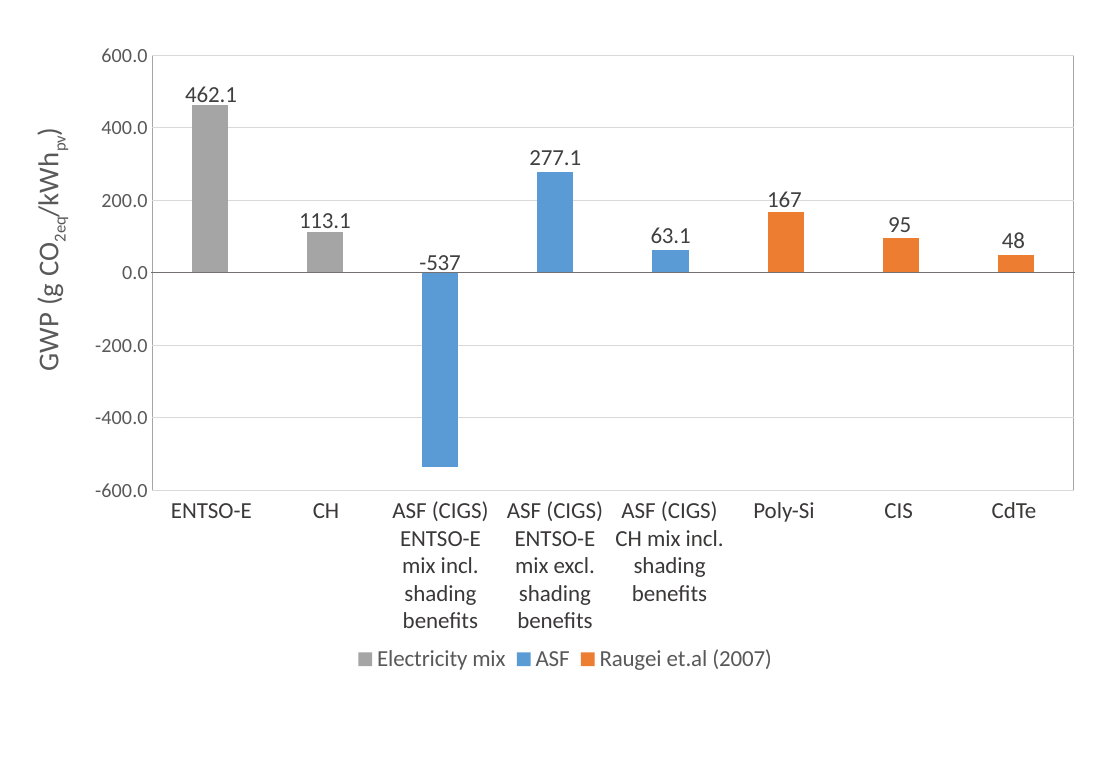
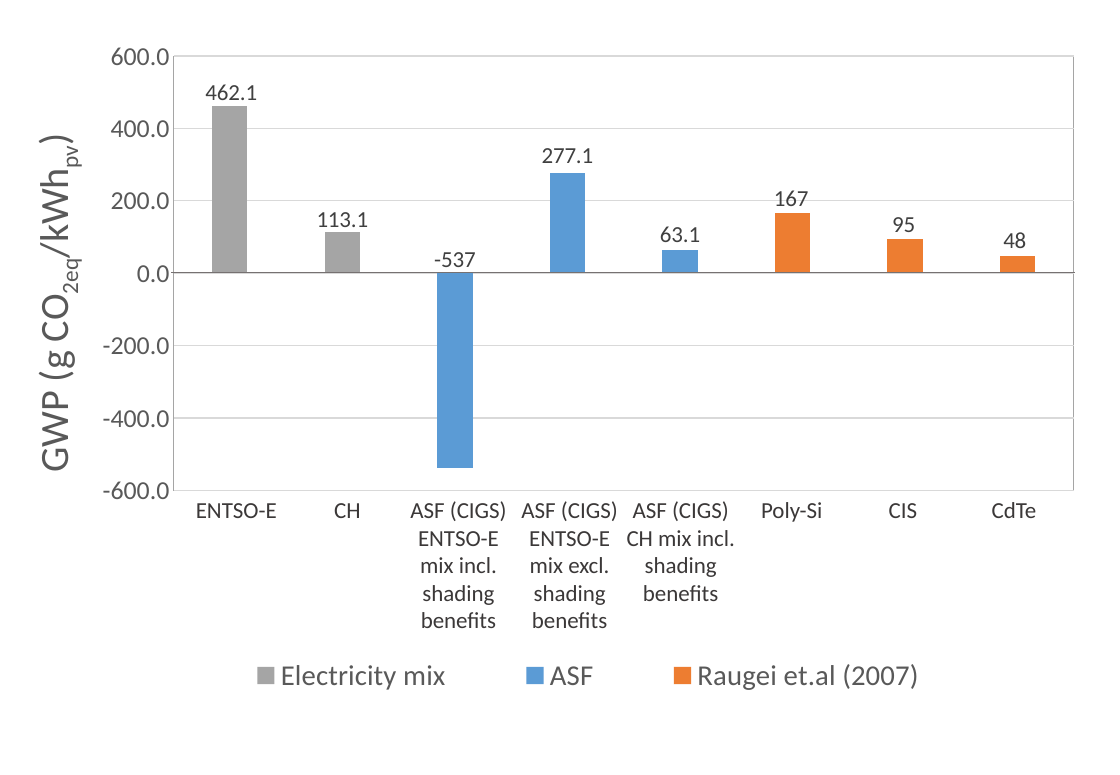
Before and after one commit to architecture-building-systems/LCA_Paper, a slide deck: slide 17 of elsarticle/Images/Thesis charts.pptx. Drawn at 1120x775 pixels with LibreOffice and Linux fonts; fonts in the diff are those of the drawing. Boxes give left, top, right and bottom in pixels: in the first picture for what was removed or moved away, otherwise in the second. Text is boxed around its words. In the diff, an @@ line names an element or a change of style, - is before the commit and + after.

```diff
--- a/elsarticle/Images/Thesis charts.pptx
+++ b/elsarticle/Images/Thesis charts.pptx
@@ column stacked chart at (25,38,1094,704) @@
@@ value axis title "GWP (g CO2eq/kWhpv) " to "GWP (g CO2eq/kWhpv)" @@
@@ legend changed @@
@@ value axis changed @@
@@ plot area changed @@
@@ column stacked chart: place and size @@
-column stacked chart at (25,38,1094,682)
+column stacked chart at (25,38,1094,704)
@@ line moved from (151, 272) - (1076, 272) to (172, 272) - (1076, 272) @@
@@ text "ENTSO-E": place and size @@
-text "ENTSO-E" at (171,503,252,518)
+text "ENTSO-E" at (196,503,277,518)
@@ text "CH": place and size @@
-text "CH" at (313,503,339,518)
+text "CH" at (334,503,360,518)
@@ text "ASF (CIGS) ENTSO-E mix incl. ...": place and size @@
-text "ASF (CIGS) ENTSO-E mix incl. ..." at (392,501,489,628)
+text "ASF (CIGS) ENTSO-E mix incl. ..." at (410,501,507,628)
@@ text "ASF (CIGS) ENTSO-E mix excl. ...": place and size @@
-text "ASF (CIGS) ENTSO-E mix excl. ..." at (507,501,603,628)
+text "ASF (CIGS) ENTSO-E mix excl. ..." at (521,501,618,628)
@@ text "ASF (CIGS) CH mix incl. ...": place and size @@
-text "ASF (CIGS) CH mix incl. ..." at (615,501,724,601)
+text "ASF (CIGS) CH mix incl. ..." at (627,501,735,601)
@@ text "Poly-Si": place and size @@
-text "Poly-Si" at (753,502,814,522)
+text "Poly-Si" at (761,502,822,522)
@@ text "CIS": place and size @@
-text "CIS" at (884,503,912,518)
+text "CIS" at (889,503,917,518)
```
Also in this commit, not shown: 11 other slides changed, 10 other files.
